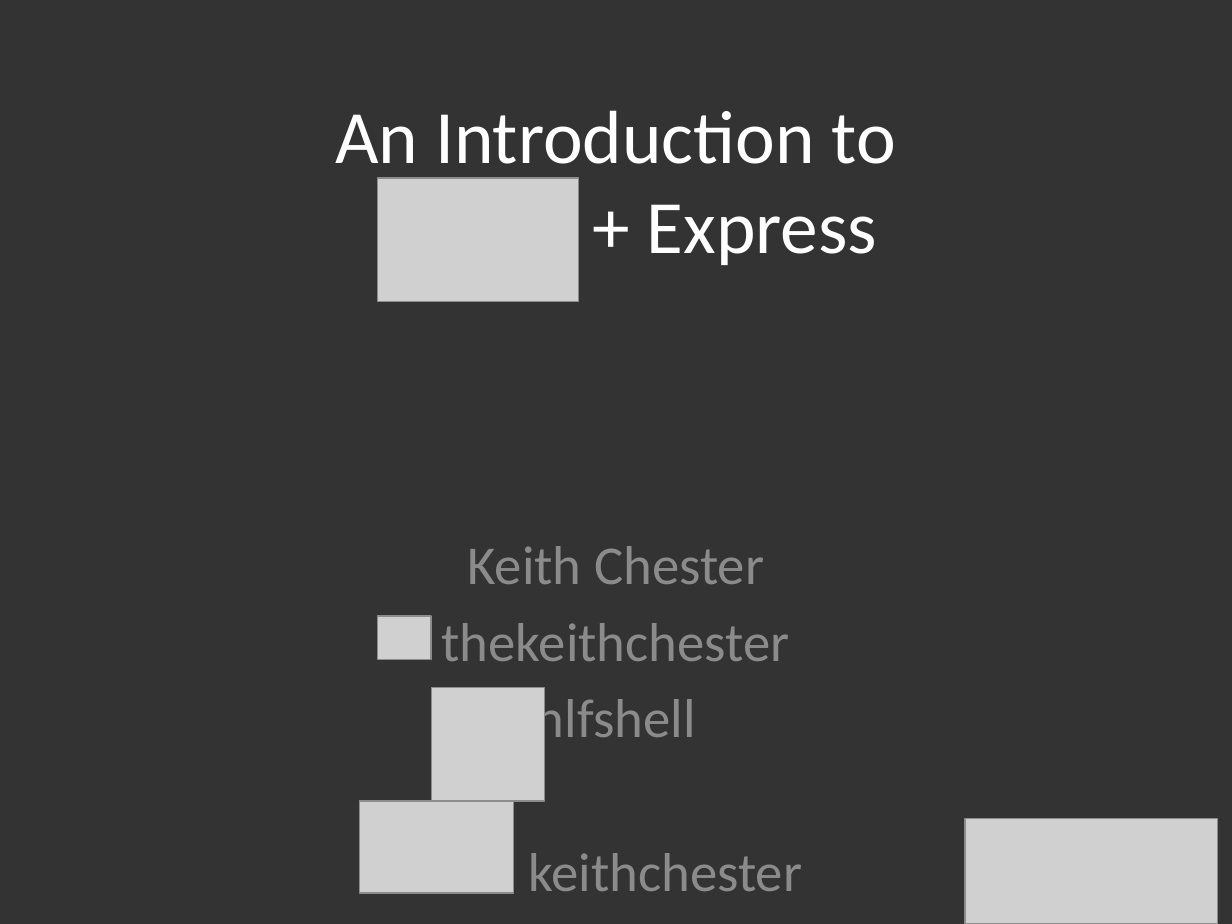
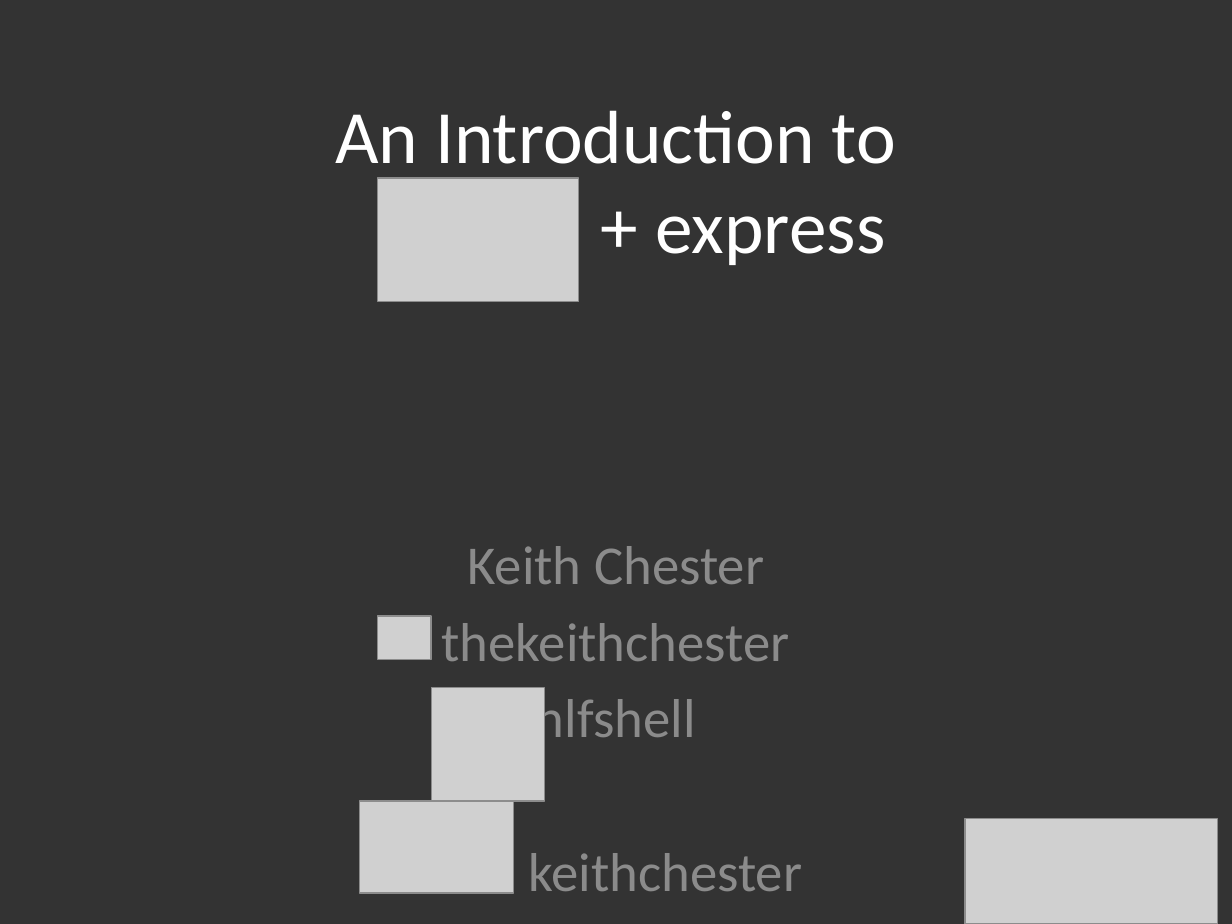
Before and after one commit to hlfshell/node.jSTL-Intro-Series---An-Introduction-to-Express, a slide deck: slide 1 of nodejs intro to express.pptx. Drawn at 1232x924 pixels with LibreOffice and Linux fonts; fonts in the diff are those of the drawing; grey boxes stand for pictures. Boxes give left, top, right and bottom in pixels: in the first picture for what was removed or moved away, otherwise in the second. Text is boxed around its words. In the diff, an @@ line names an element or a change of style, - is before the commit and + after.

```diff
--- a/nodejs intro to express.pptx
+++ b/nodejs intro to express.pptx
@@ text at [335, 110, 896, 265]: text changed @@
-An Introduction to
-+ Express
+An Introduction to
++ express
```
Also in this commit, not shown: 2 other slides changed, 21 slides added, 1 slide removed, 8 other files.
